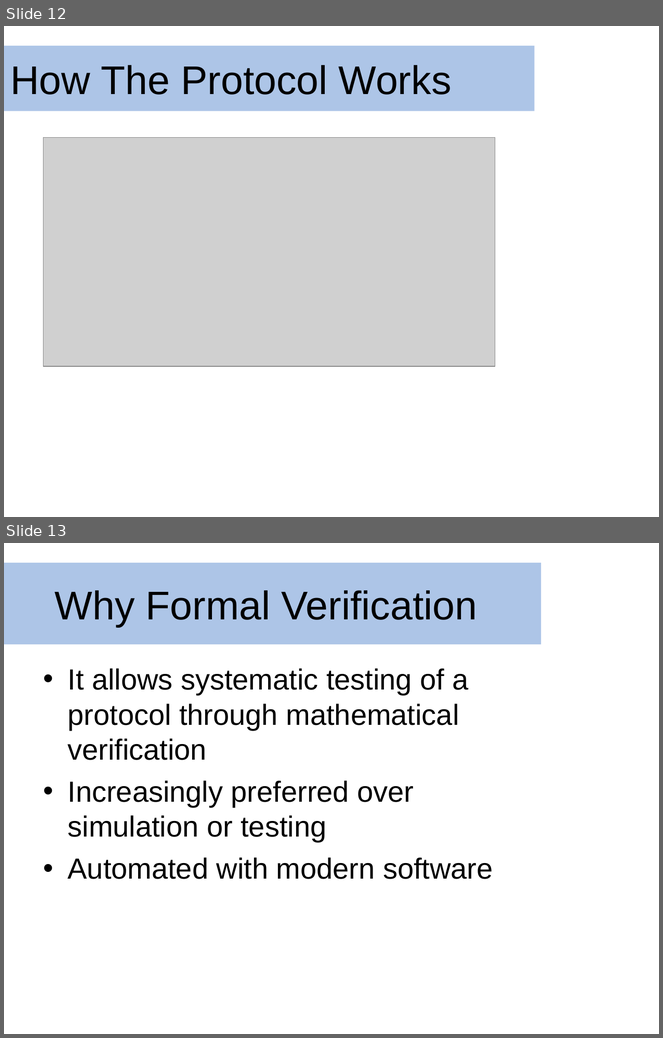
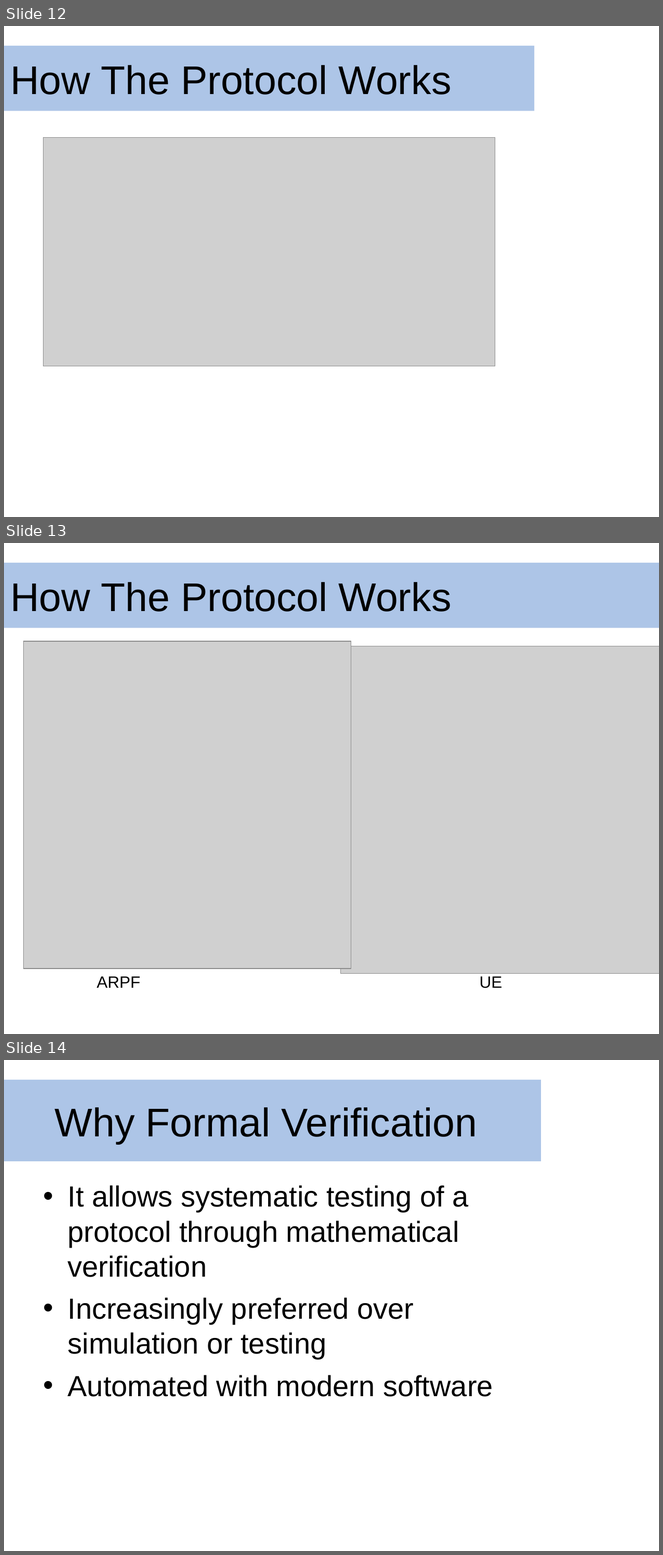
Before and after one commit to dmclayton/5g-security, a slide deck: ppt/5gakaPpt.pptx. Shown one above the other, each under a label of ours: slides 12 and 13 before the commit, slides 12, 13 and 14 after it. The pictures are 663x1038 and 663x1555 pixels, drawn with LibreOffice and Linux fonts; fonts in the diff are those of the drawing; grey boxes stand for pictures; background and template pictures are left out. Boxes give left, top, right and bottom in pixels: in the first picture for what was removed or moved away, otherwise in the second. Text is boxed around its words. In the diff, an @@ line names an element or a change of style, - is before the commit and + after.

```diff
--- a/ppt/5gakaPpt.pptx
+++ b/ppt/5gakaPpt.pptx
@@ slide 13 added at (x1=4, y1=543, x2=659, y2=1034), background picture (left out) @@
@@ rectangle added at (x1=4, y1=563, x2=659, y2=628), fill #ADC5E7, 44 pt, text #000000 @@
+How The Protocol Works
@@ picture added at (x1=24, y1=641, x2=351, y2=969) @@
@@ picture added at (x1=341, y1=646, x2=659, y2=974) @@
@@ text added at (x1=97, y1=977, x2=140, y2=988), 18 pt, text #000000 @@
+ARPF
@@ text added at (x1=480, y1=977, x2=503, y2=989), 18 pt, text #000000 @@
+UE
@@ what was slide 13 is now slide 14 @@
```
Also in this commit, not shown: 6 slides changed, 2 other slides added, 2 other files.
